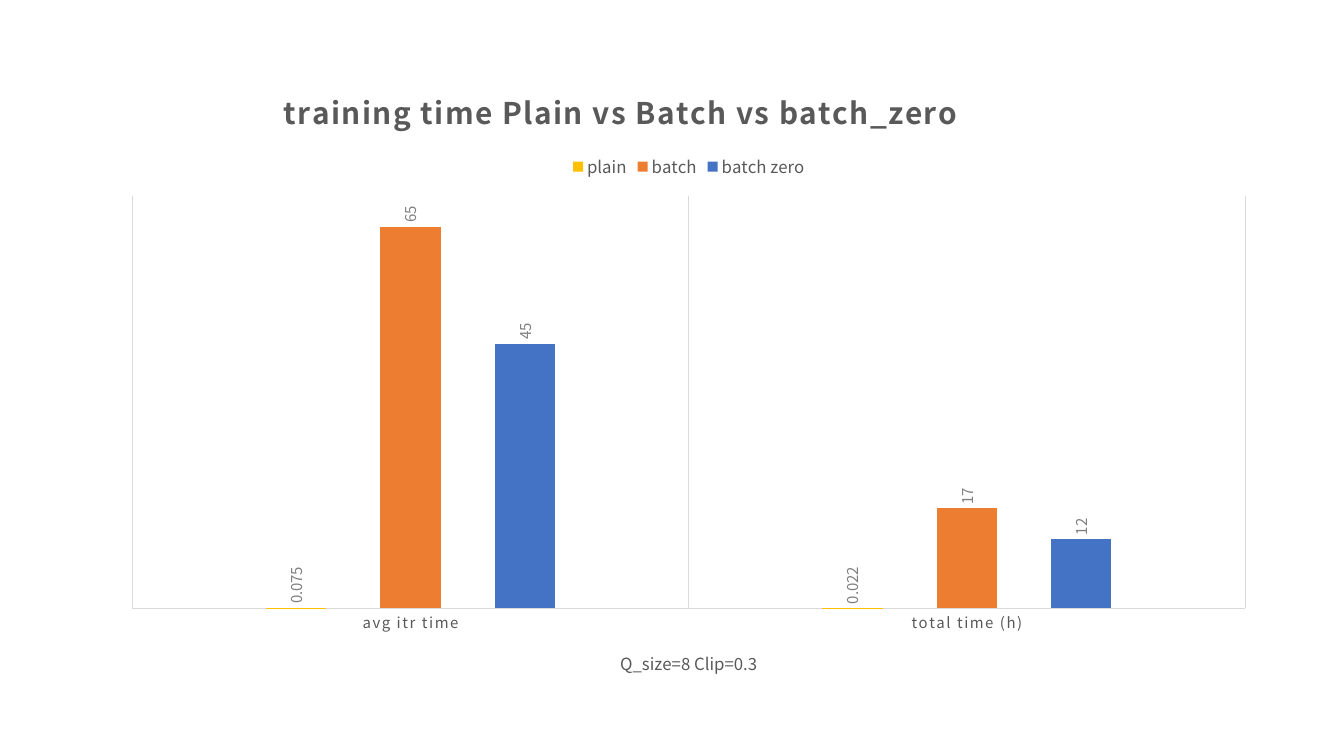
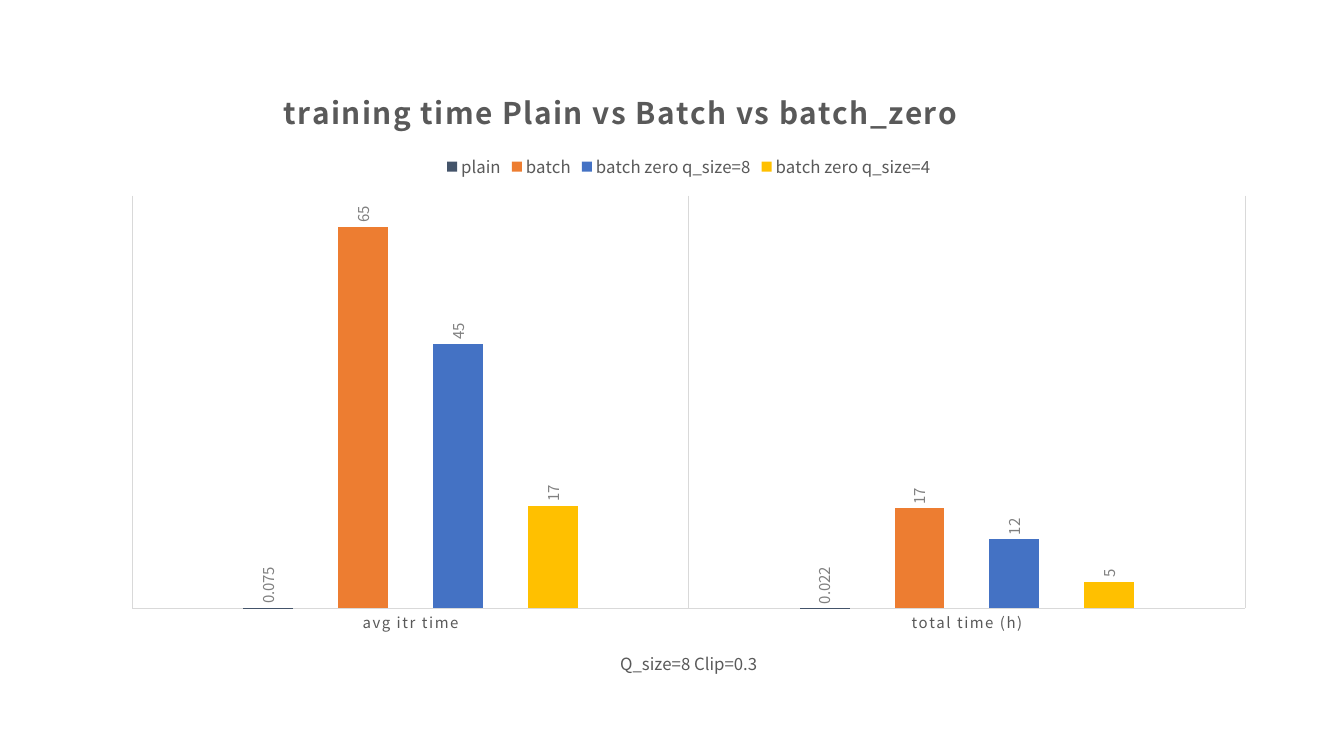
Before and after one commit to jannie601H/BatchCrypt, a slide deck: slide 16 of final_test_logs/data analyze.pptx (slide 15 before the commit). Drawn at 1344x756 pixels with LibreOffice and Linux fonts; fonts in the diff are those of the drawing. Boxes give left, top, right and bottom in pixels: in the first picture for what was removed or moved away, otherwise in the second. Text is boxed around its words. In the diff, an @@ line names an element or a change of style, - is before the commit and + after.

Commit message:
q_size=4 test data added

```diff
--- a/final_test_logs/data analyze.pptx
+++ b/final_test_logs/data analyze.pptx
@@ column chart at bbox=[109, 73, 1268, 698] @@
@@ colour of plain #FFC000 to #44546A @@
-batch zero: 45, 12
+batch zero q_size=8: 45, 12
+batch zero q_size=4: 17, 5
```
Also in this commit, not shown: 6 other slides changed, 1 slide added.
